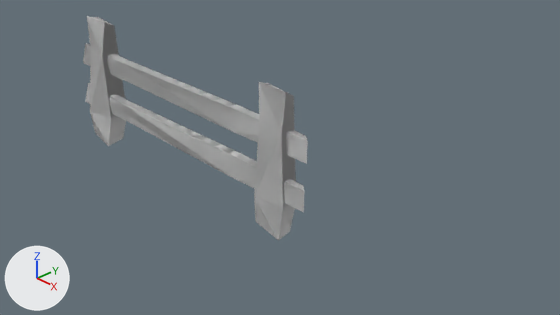
Renders of the Blender file Fence/fence.blend from each side of a commit.
Before and after are seen from the file's camera 'Camera'. Lighting does not change. The marker at lower left points along +X, +Y and +Z.

In view in the first picture: 'Bottom Plank', 'Left Plank', 'Right Plank', 'Top Plank'.
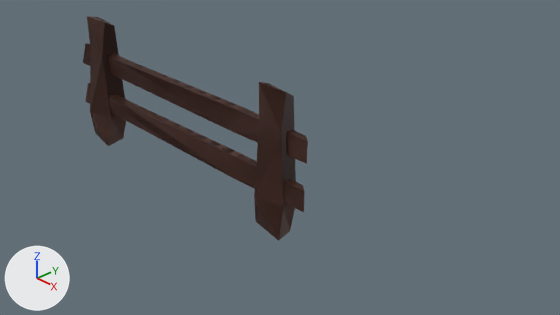
Location of each change, (x1, y1, x2, y2) in pixels of the pictures (560 x 315 px):
'Right Plank', recoloured (white to brown): (254, 82, 296, 241) in both
'Top Plank', recoloured (white to brown): (83, 43, 308, 164) in both
'Bottom Plank', recoloured (white to brown): (85, 83, 305, 212) in both
'Left Plank', recoloured (white to brown): (87, 16, 126, 146) in both

What changed in the scene script:
```text
Change mat_material_001:
    mat_material_001.base_color: (0.8, 0.8, 0.8) -> (0.0908, 0.0343, 0.0242)  # white #e7e7e7 -> brown #55342b
Change mat_material_003:
    mat_material_003.base_color: (0.8, 0.8, 0.8) -> (0.0908, 0.0343, 0.0242)  # white #e7e7e7 -> brown #55342b
Change mat_material_004:
    mat_material_004.base_color: (0.8, 0.8, 0.8) -> (0.0908, 0.0343, 0.0242)  # white #e7e7e7 -> brown #55342b
Change mat_material_005:
    mat_material_005.base_color: (0.8, 0.8, 0.8) -> (0.0908, 0.0343, 0.0242)  # white #e7e7e7 -> brown #55342b
```
